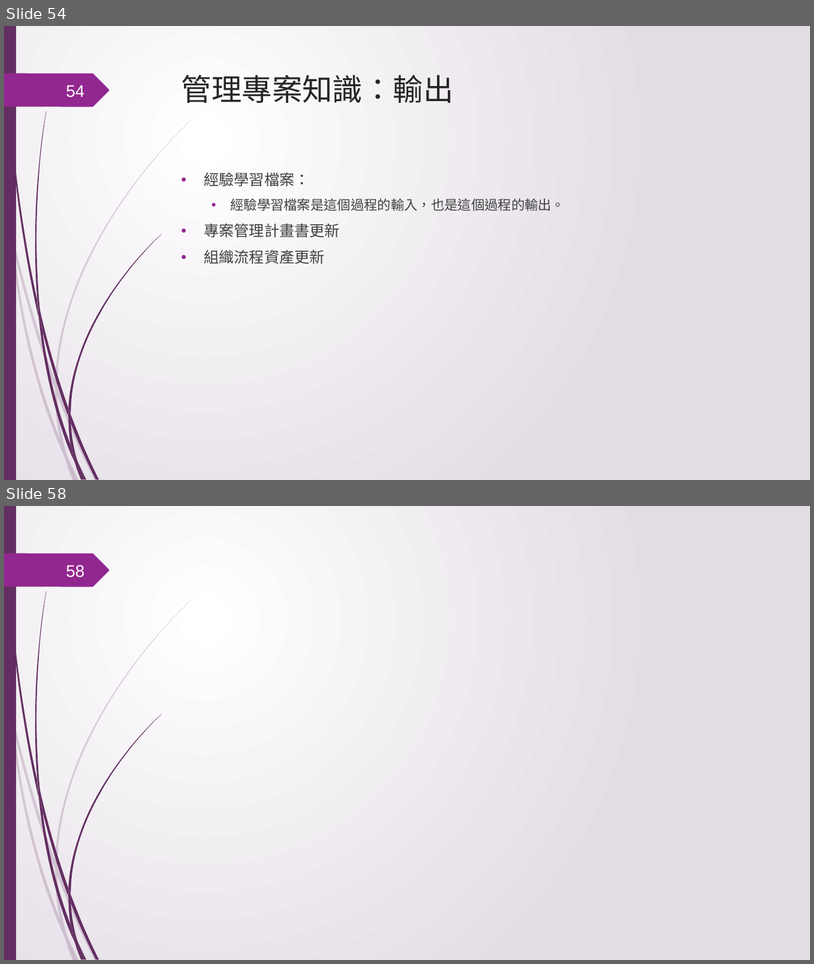
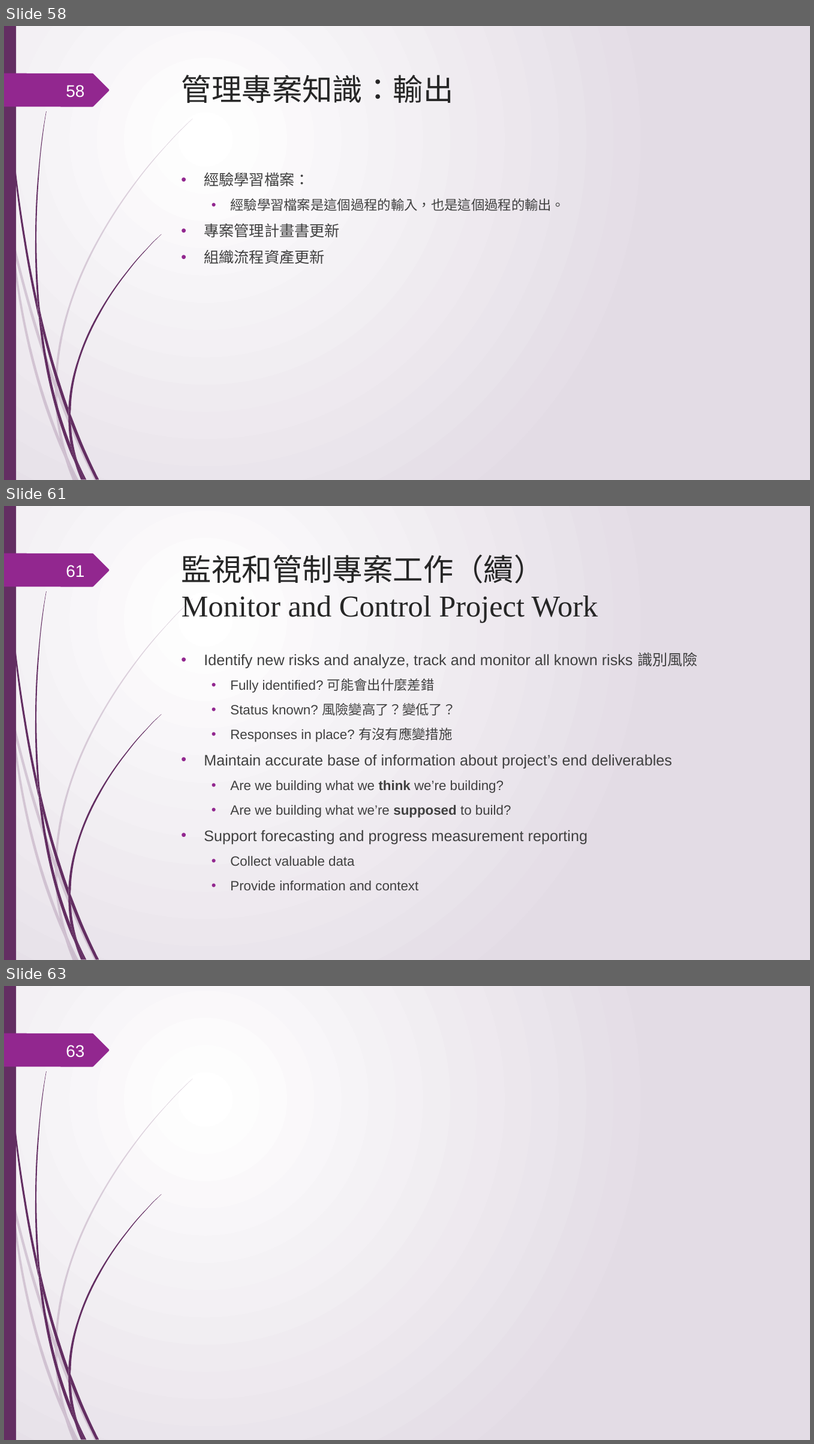
Before and after one commit to ywdeng/uscojywdeng, a slide deck: src/assets/1091/ProjectManagement/CH05/05.pptx. Shown one above the other, each under a label of ours: slides 54 and 58 before the commit, slides 58, 61 and 63 after it; the slides between them are not shown. The pictures are 814x964 and 814x1444 pixels, drawn with LibreOffice and Linux fonts; fonts in the diff are those of the drawing; background and template pictures are left out. Boxes give left, top, right and bottom in pixels: in the first picture for what was removed or moved away, otherwise in the second. Text is boxed around its words. In the diff, an @@ line names an element or a change of style, - is before the commit and + after.

```diff
--- a/src/assets/1091/ProjectManagement/CH05/05.pptx
+++ b/src/assets/1091/ProjectManagement/CH05/05.pptx
@@ slide 61 added at (x1=4, y1=506, x2=810, y2=960), background gradient #FFFFFF to #E4DDE6; not listed: 24 template elements that a slide beside it also shows @@
@@ title added at (x1=182, y1=555, x2=599, y2=623), 36 pt, text #262626 @@
+監視和管制專案工作（續）
+Monitor and Control Project Work
@@ page number added at (x1=66, y1=565, x2=84, y2=577), 20 pt, text #FEFFFF @@
+61
@@ text added at (x1=204, y1=652, x2=698, y2=890), 16 pt, text #404040 @@
+• Identify new risks and analyze, track and monitor all known risks 識別風險
+  • Fully identified? 可能會出什麼差錯
+  • Status known? 風險變高了？變低了？
+  • Responses in place? 有沒有應變措施
+• Maintain accurate base of information about project’s end deliverables
+  • Are we building what we think we’re building?
+  • Are we building what we’re supposed to build?
+• Support forecasting and progress measurement reporting
+  • Collect valuable data
+  • Provide information and context
@@ what was slide 54 is now slide 58 @@
@@ page number at (x1=66, y1=85, x2=84, y2=97): text changed @@
-54
+58
@@ what was slide 58 is now slide 63 @@
@@ page number at (x1=66, y1=1045, x2=84, y2=1057): text changed @@
-58
+63
```
Also in this commit, not shown: 7 slides changed, 6 other slides added, 3 other files.
